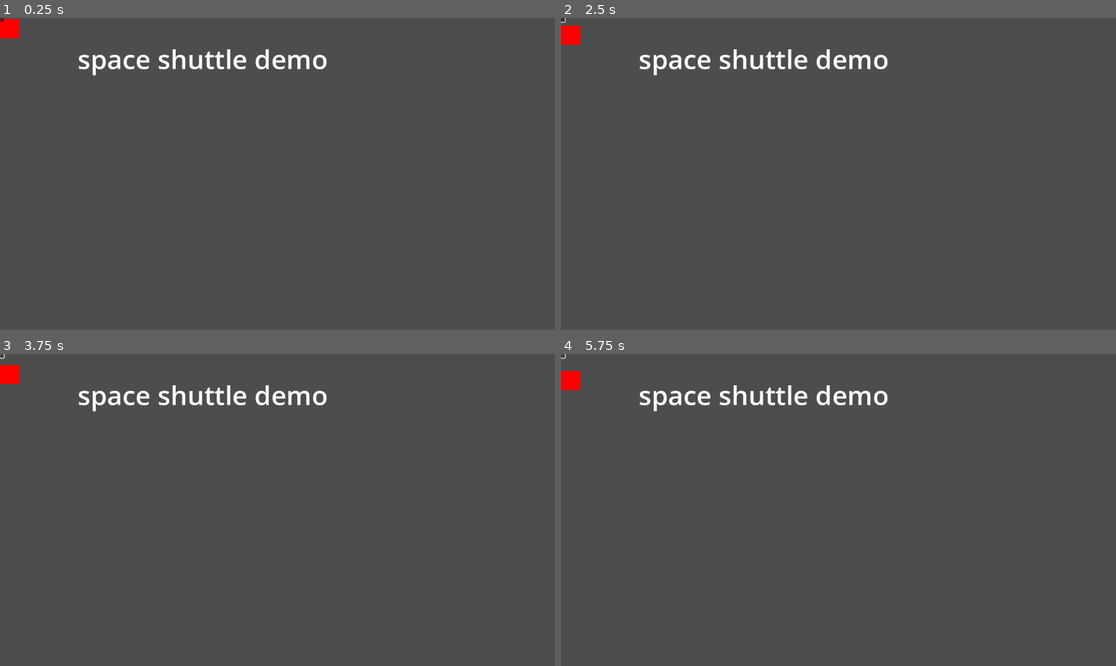
Above: before the commit, frames 1-4 (two rows, left to right).
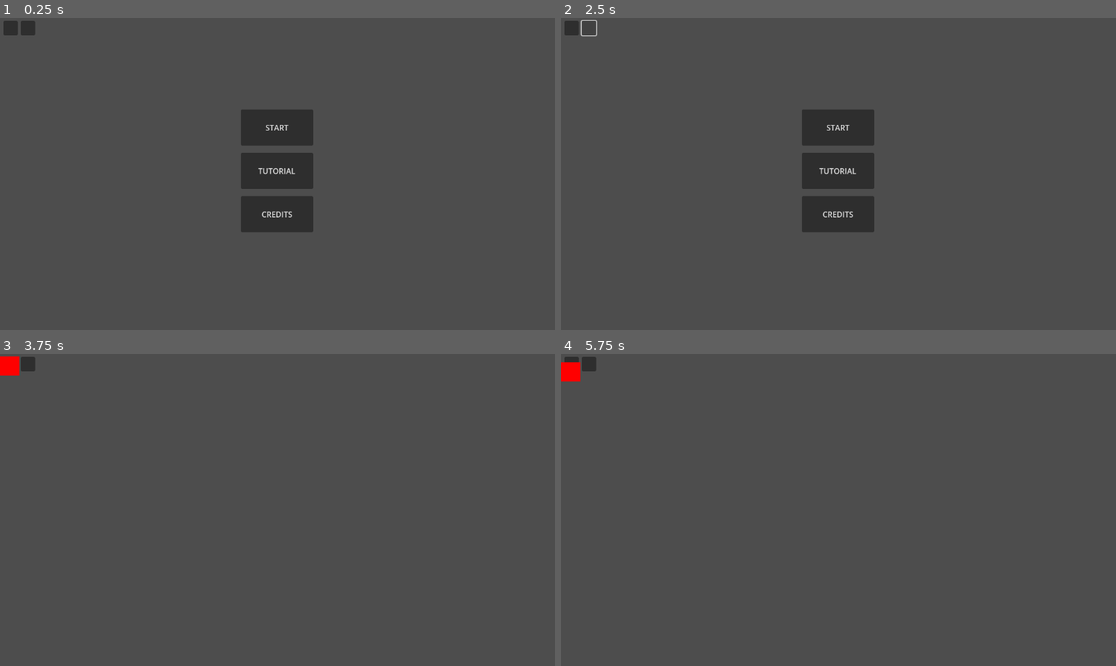
Above: after the commit, the same moments.

Repository: MissionToPsyche-Iridium/iridium_21k_web_game-byu-i
Game: Godot game, scene res://main.tscn
Same seed, same stepped clock (60 frames per second), same inputs: the game is played once before the commit and once after it.
Inputs (mouse positions are in pixels of both pictures, inside the frame that each line leads up to):
- Up to frame 1 (0.25 s): no input
- Up to frame 2 (2.5 s): click (561, 21) at 0.52 s; click (572, 27) at 1.27 s; click (588, 27) at 2.02 s
- Up to frame 3 (3.75 s): click (277, 463) at 2.75 s, where only the run after the commit has a clickable "START"; click (0, 357) at 3.52 s
- Up to frame 4 (5.75 s): click (572, 363) at 4.27 s; click (561, 357) at 5.02 s

The runs differ from the first frame. In frame 1, 5.8% of the frame differs, in the area x 0-59%, y 0-69%; in frame 2, 5.8%; in frame 3, 1.4%; in frame 4, 1.5%.

Commit message:
start button working

Diff:
--- a/SpaceShuttle/main.gd
+++ b/SpaceShuttle/main.gd
@@ -1,5 +1,4 @@
 extends Node2D
-
 
 # Called when the node enters the scene tree for the first time.
 func _ready():
--- a/SpaceShuttle/main.tscn
+++ b/SpaceShuttle/main.tscn
@@ -1,21 +1,9 @@
 [gd_scene load_steps=3 format=3 uid="uid://dx52vsn3hkb3c"]
 
-[ext_resource type="PackedScene" uid="uid://b1lwsuxp2udjv" path="res://player.tscn" id="1_1mr5g"]
 [ext_resource type="Script" path="res://main.gd" id="1_3iraa"]
+[ext_resource type="PackedScene" uid="uid://c6qlso1fhp0kp" path="res://start.tscn" id="3_lf2pl"]
 
 [node name="Main" type="Node2D"]
 script = ExtResource("1_3iraa")
 
-[node name="Player" parent="." instance=ExtResource("1_1mr5g")]
-
-[node name="Label" type="Label" parent="."]
-offset_left = 161.0
-offset_top = 47.0
-offset_right = 201.0
-offset_bottom = 70.0
-theme_override_font_sizes/font_size = 55
-text = "space shuttle demo"
-
-[node name="Button" type="Button" parent="."]
-offset_right = 8.0
-offset_bottom = 8.0
+[node name="Start" parent="." instance=ExtResource("3_lf2pl")]
--- a/SpaceShuttle/player.gd
+++ b/SpaceShuttle/player.gd
@@ -11,9 +11,9 @@
 	position.y += .098
 
 func _unhandled_input(event):
-	if event.is_action_pressed("W"):
+	if Input.is_action_pressed("W"):
 		position.y -= 4
-	elif event.is_action_pressed("A"):
+	elif Input.is_action_pressed("A"):
 		position.x -= 2
-	elif event.is_action_pressed("D"):
+	elif Input.is_action_pressed("D"):
 		position.x += 2
--- a/SpaceShuttle/start.gd
+++ b/SpaceShuttle/start.gd
@@ -1,4 +1,6 @@
 extends Node2D
+var player = preload("res://player.tscn")
+var pc
 
 
 # Called when the node enters the scene tree for the first time.
@@ -14,9 +16,9 @@
 	pass
 
 func _on_startButton_pressed():
-	#SceneTree.change_scene_to_file("res://main.tscn")
-	#get_tree().change_scene_to_file("res://main.tscn")
-	pass
+	pc = player.instantiate()
+	add_child(pc)
+	hide_buttons()
 
 func _on_tutorialButton_pressed():
 	pass
@@ -26,3 +28,13 @@
 
 func _on_settingsButton_pressed():
 	pass
+
+func hide_buttons():
+	$startButton.hide()
+	$tutorialButton.hide()
+	$creditsButton.hide()
+
+#func difficulty():
+#	$easy
+#	$med
+#	$hard
--- a/SpaceShuttle/start.tscn
+++ b/SpaceShuttle/start.tscn
@@ -6,7 +6,6 @@
 script = ExtResource("1_1ny8t")
 
 [node name="startButton" type="Button" parent="."]
-anchors_preset = -1
 offset_left = 500.0
 offset_top = 190.0
 offset_right = 650.0
@@ -36,8 +35,16 @@
 offset_bottom = 445.0
 text = "CREDITS"
 
-[node name="settingsButton" type="Button" parent="."]
-offset_left = 30.0
-offset_top = 30.0
-offset_right = 80.0
-offset_bottom = 80.0
+[node name="AudioButton" type="Button" parent="."]
+offset_left = 7.0
+offset_top = 6.0
+offset_right = 37.0
+offset_bottom = 36.0
+
+[node name="MusicButton" type="Button" parent="."]
+offset_left = 43.0
+offset_top = 6.0
+offset_right = 73.0
+offset_bottom = 36.0
+
+[connection signal="pressed" from="startButton" to="." method="_on_startButton_pressed"]
